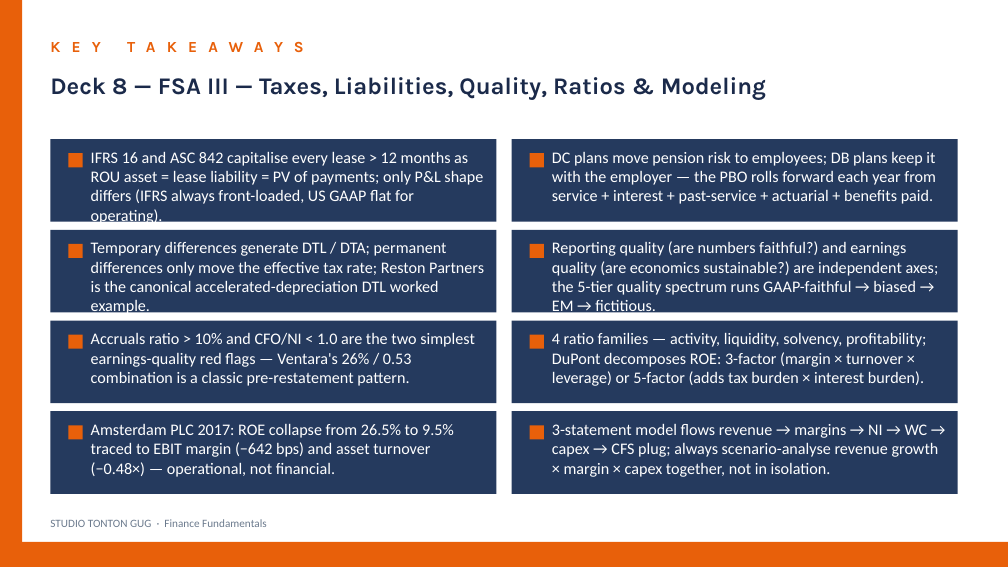
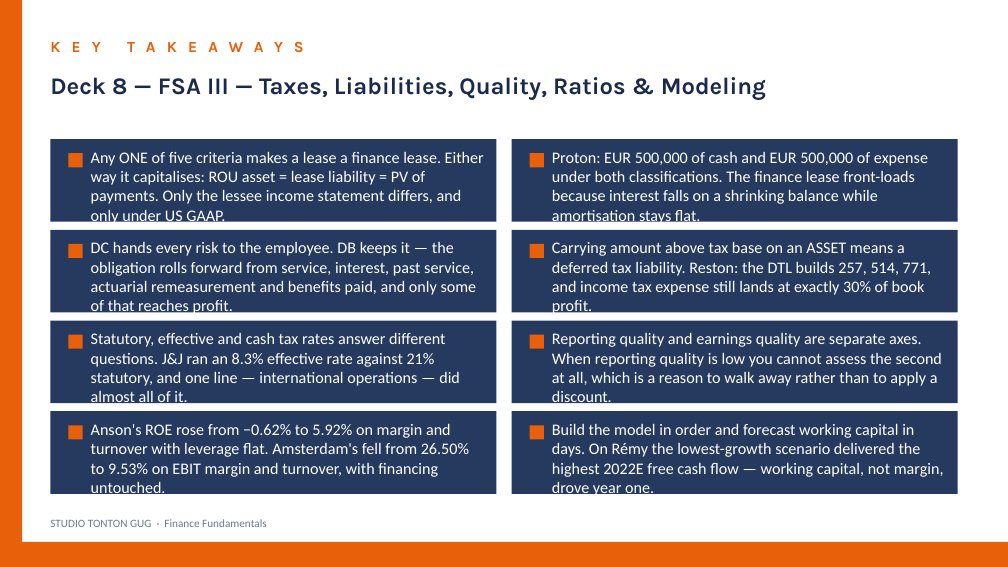
Before and after one commit to Gug4ever/Tonton_Gug_Studio, a slide deck: slide 34 of assets/finance/D08_FSA_III_Tax_Quality_Ratios.pptx. Drawn at 1008x567 pixels with LibreOffice and Linux fonts; fonts in the diff are those of the drawing. Boxes give left, top, right and bottom in pixels: in the first picture for what was removed or moved away, otherwise in the second. Text is boxed around its words. In the diff, an @@ line names an element or a change of style, - is before the commit and + after.

```diff
--- a/assets/finance/D08_FSA_III_Tax_Quality_Ratios.pptx
+++ b/assets/finance/D08_FSA_III_Tax_Quality_Ratios.pptx
@@ text at <box>91,151,484,226</box>: text changed @@
-IFRS 16 and ASC 842 capitalise every lease > 12 months as ROU asset = lease liability = PV of payments; only P&L shape differs (IFRS always front-loaded, US GAAP flat for operating).
+Any ONE of five criteria makes a lease a finance lease. Either way it capitalises: ROU asset = lease liability = PV of payments. Only the lessee income statement differs, and only under US GAAP.
@@ text at <box>552,152,928,226</box>: text changed @@
-DC plans move pension risk to employees; DB plans keep it with the employer — the PBO rolls forward each year from service + interest + past-service + actuarial + benefits paid.
+Proton: EUR 500,000 of cash and EUR 500,000 of expense under both classifications. The finance lease front-loads because interest falls on a shrinking balance while amortisation stays flat.
@@ text at <box>91,241,477,317</box>: text changed @@
-Temporary differences generate DTL / DTA; permanent differences only move the effective tax rate; Reston Partners is the canonical accelerated-depreciation DTL worked example.
+DC hands every risk to the employee. DB keeps it — the obligation rolls forward from service, interest, past service, actuarial remeasurement and benefits paid, and only some of that reaches profit.
@@ text at <box>552,241,932,317</box>: text changed @@
-Reporting quality (are numbers faithful?) and earnings quality (are economics sustainable?) are independent axes; the 5-tier quality spectrum runs GAAP-faithful → biased → EM → fictitious.
+Carrying amount above tax base on an ASSET means a deferred tax liability. Reston: the DTL builds 257, 514, 771, and income tax expense still lands at exactly 30% of book profit.
@@ text at <box>91,332,460,407</box>: text changed @@
-Accruals ratio > 10% and CFO/NI < 1.0 are the two simplest earnings-quality red flags — Ventara's 26% / 0.53 combination is a classic pre-restatement pattern.
+Statutory, effective and cash tax rates answer different questions. J&J ran an 8.3% effective rate against 21% statutory, and one line — international operations — did almost all of it.
@@ text at <box>552,332,942,407</box>: text changed @@
-4 ratio families — activity, liquidity, solvency, profitability; DuPont decomposes ROE: 3-factor (margin × turnover × leverage) or 5-factor (adds tax burden × interest burden).
+Reporting quality and earnings quality are separate axes. When reporting quality is low you cannot assess the second at all, which is a reason to walk away rather than to apply a discount.
@@ text at <box>91,423,469,498</box>: text changed @@
-Amsterdam PLC 2017: ROE collapse from 26.5% to 9.5% traced to EBIT margin (−642 bps) and asset turnover (−0.48×) — operational, not financial.
+Anson's ROE rose from −0.62% to 5.92% on margin and turnover with leverage flat. Amsterdam's fell from 26.50% to 9.53% on EBIT margin and turnover, with financing untouched.
@@ text at <box>552,423,944,498</box>: text changed @@
-3-statement model flows revenue → margins → NI → WC → capex → CFS plug; always scenario-analyse revenue growth × margin × capex together, not in isolation.
+Build the model in order and forecast working capital in days. On Rémy the lowest-growth scenario delivered the highest 2022E free cash flow — working capital, not margin, drove year one.
```
Also in this commit, not shown: 23 other slides changed, 3 slides added, 3 slides removed, 9 other files.
